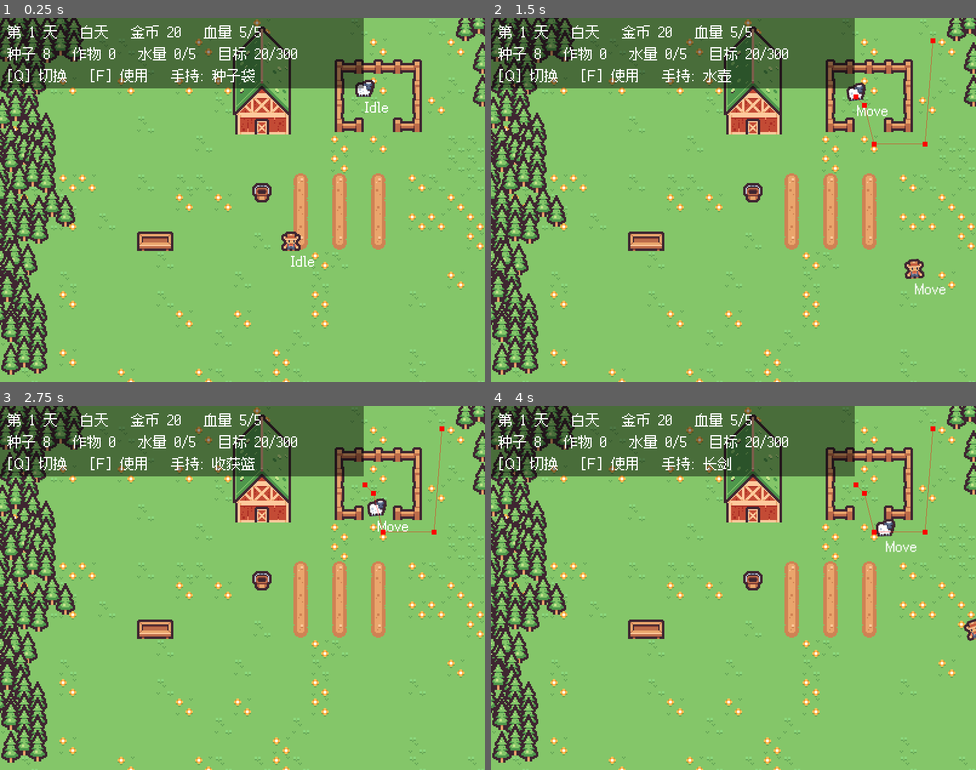
Above: before the commit, frames 1-4 (two rows, left to right).
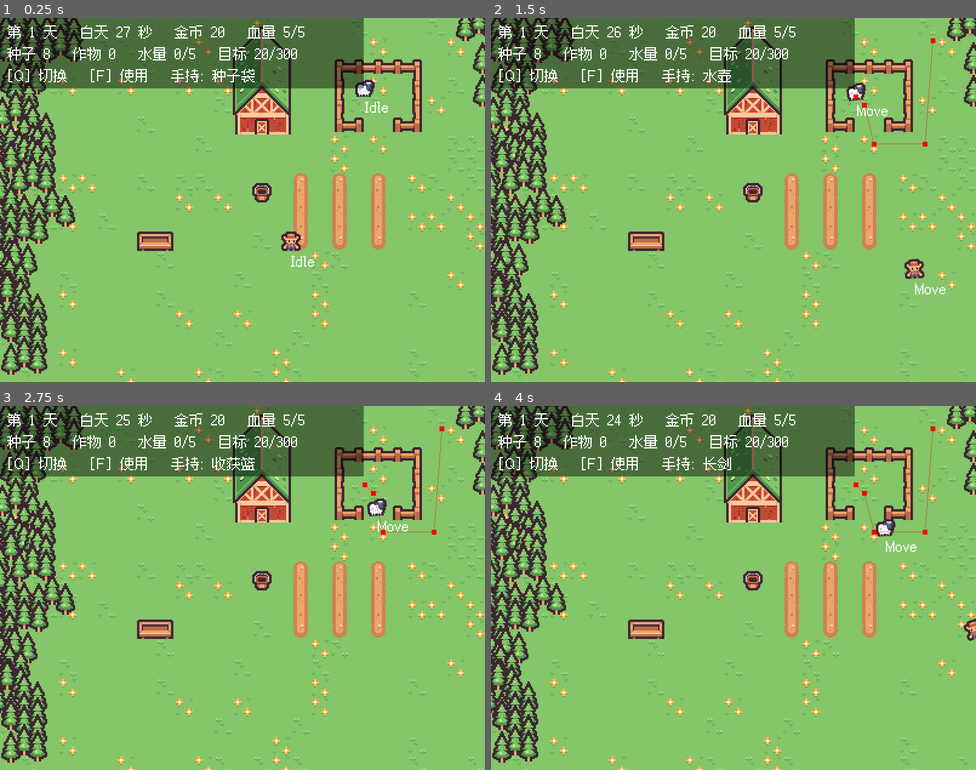
Above: after the commit, the same moments.

Repository: 01821/farm-fight-game
Game: Godot game, scene res://Scenes/base_level.tscn
Two runs of this game, one before a commit and one after it. Both use one fixed random seed, a clock stepped at 60 frames per second and the inputs below.
Inputs:
- Up to frame 1 (0.25 s): no input
- Up to frame 2 (1.5 s): tap Enter at 0.5 s; hold D (right) 0.53-1.28 s; hold Q (cycle_item) 0.53-1.28 s; hold S (down) from 1.28 s (still down); tap F (use_item) at 1.35 s
- Up to frame 3 (2.75 s): release S (down) at 2.03 s; hold D (right) from 2.03 s (still down); hold Q (cycle_item) from 2.03 s (still down)
- Up to frame 4 (4 s): release D (right) at 2.78 s; release Q (cycle_item) at 2.78 s; hold W (up) 2.78-3.53 s; tap F (use_item) at 2.85 s; hold A (left) from 3.53 s (still down); hold Q (cycle_item) from 3.53 s (still down)

The runs differ from the first frame. In frame 1, 0.5% of the frame differs, in the area x 24-63%, y 2-6%; in frame 2, 0.5%; in frame 3, 0.5%; in frame 4, 0.5%.

Commit message:
feat: HUD 显示当前时段剩余秒数（接上之前实现了却没用到的 phase_time_left）

Diff:
--- a/Scripts/UI/hud.gd
+++ b/Scripts/UI/hud.gd
@@ -16,8 +16,9 @@
 @onready var controller: FarmController = $"../FarmController"
 
 func _process(_delta: float) -> void:
-	info_label.text = "第 %d 天   %s   金币 %d   血量 %d/%d" % [
-		cycle.day, cycle.phase_name(), player.money, player.hp, Player.MAX_HP
+	info_label.text = "第 %d 天   %s %d 秒   金币 %d   血量 %d/%d" % [
+		cycle.day, cycle.phase_name(), ceili(cycle.phase_time_left()),
+		player.money, player.hp, Player.MAX_HP
 	]
 	if controller.goal_reached:
 		farm_label.text = "种子 %d   作物 %d   水量 %d/%d   目标已达成！" % [
